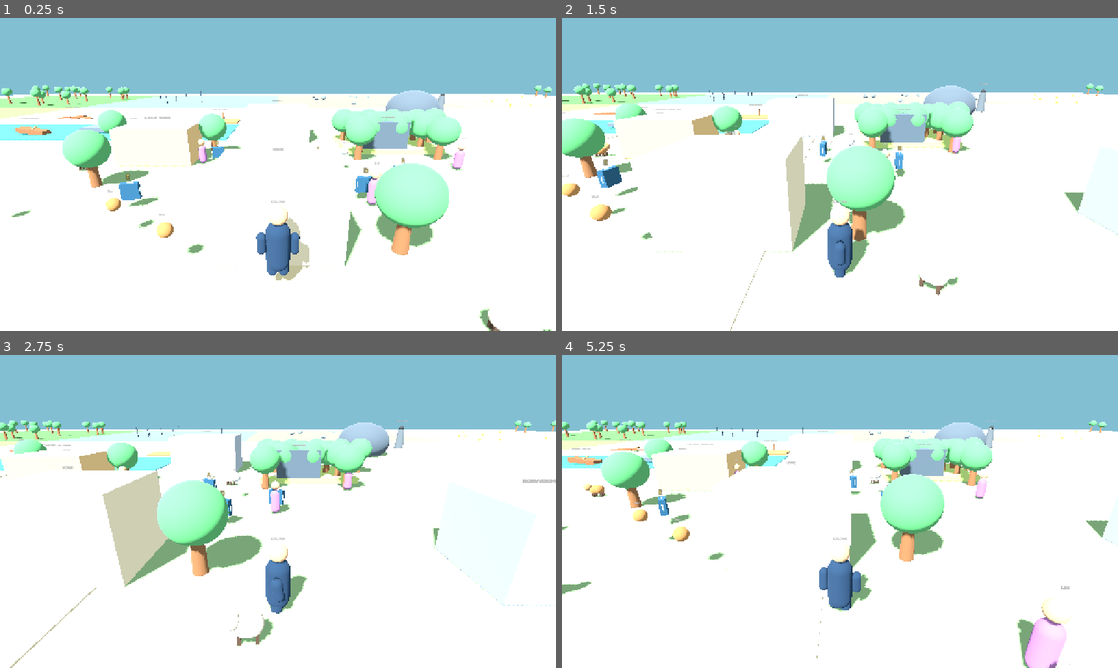
Above: before the commit, frames 1-4 (two rows, left to right).
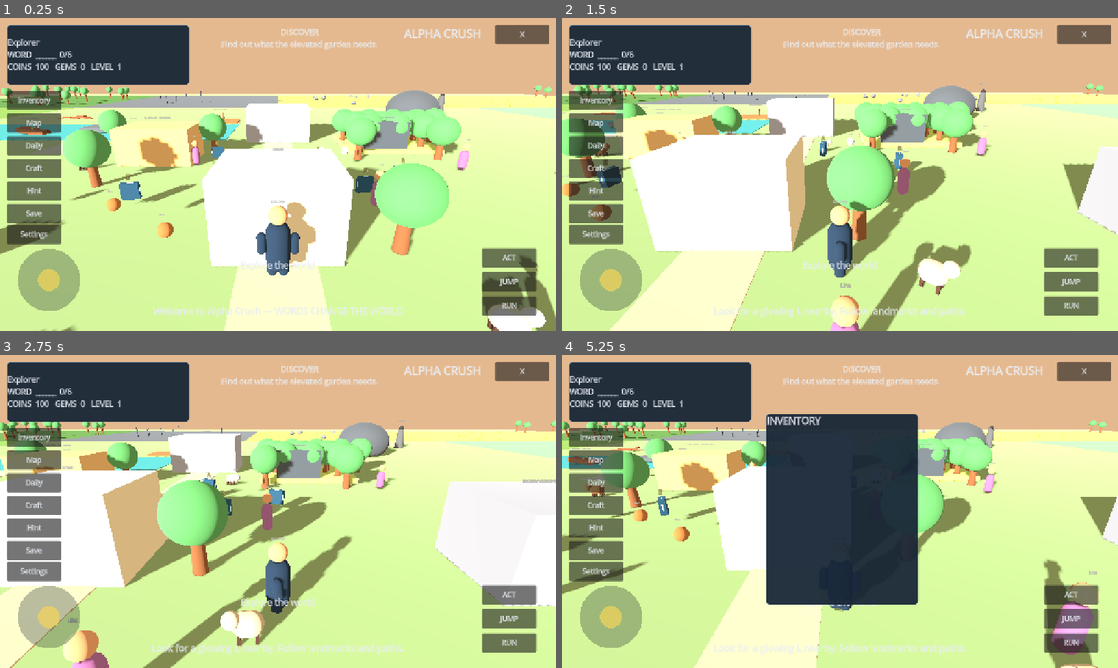
Above: after the commit, the same moments.

Repository: exploreofficialzz-star/Alpha-Crush
Game: Godot game, scene res://main.tscn
The game is run twice, just before and just after one commit, with the same random seed, the same clock (stepped at 60 frames per second) and the same inputs. Sound files missing from this copy of the repository are replaced by a short silence.
Inputs (mouse positions are in pixels of both pictures, inside the frame that each line leads up to):
- Up to frame 1 (0.25 s): no input
- Up to frame 2 (1.5 s): tap Enter at 0.5 s; move the mouse to (962, 158) at 0.52 s; hold D (move_right) 0.53-1.25 s; hold H (hint) 0.53-1.25 s; click (962, 158) at 0.67 s; tap Space (jump) at 0.77 s; drag from (728, 190) to (812, 237) at 1.27 s
- Up to frame 3 (2.75 s): move the mouse to (333, 442) at 2.02 s; hold D (move_right) from 2.03 s (still down); hold H (hint) from 2.03 s (still down)
- Up to frame 4 (5.25 s): release D (move_right) at 2.75 s; release H (hint) at 2.75 s; drag from (812, 574) to (673, 464) at 2.77 s; move the mouse to (1006, 558) at 3.52 s; hold A (move_left) 3.53-4.25 s; hold Shift (sprint) 3.53-4.25 s; tap Space (jump) at 3.77 s; tap H (hint) at 3.8 s; tap I (inventory) at 4.15 s; drag from (673, 464) to (756, 433) at 4.27 s; move the mouse to (867, 511) at 5.02 s; hold S (move_back) from 5.03 s (still down); hold H (hint) from 5.03 s (still down); tap Q (drop) at 5.1 s; click (867, 511) at 5.17 s

The runs differ from the first frame. In frame 1, 90% of the frame differs, in the area x 0-100%, y 0-100%; in frame 2, 87%; in frame 3, 87%; in frame 4, 97%.
Error before the commit: Parse Error: Value of type "VirtualJoystick" cannot be assigned to a variable of type "VirtualJoystick". (res://ui/hud.gd:88)

Commit message:
Fix Godot 4.7 parsing and complete test validation

Diff:
--- a/gameplay/hints/hint_manager.gd
+++ b/gameplay/hints/hint_manager.gd
@@ -14,7 +14,7 @@
         return "A hint is cooling down. Explore a little more."
     hint_cooldown = 4.0
     if word_system and not word_system.is_complete():
-        var letter := word_system.next_missing_letter()
+        var letter: String = word_system.next_missing_letter()
         var message := "Look for a glowing %s nearby. Follow landmarks and paths." % letter
         hint_ready.emit(message)
         return message
--- a/tests/unit/test_crafting_manager.gd
+++ b/tests/unit/test_crafting_manager.gd
@@ -14,7 +14,10 @@
         return false
     if inv.count("wood") != 0 or inv.count("basket") != 1:
         return false
+    inv.remove_item("basket", 1)
+    inv.capacity = 2
+    inv.add_item("stone", 1)
+    inv.add_item("wood", 1)
     inv.capacity = 1
-    inv.add_item("stone", 1)
     manager.recipes["crate"] = {"inputs": {"stone": 1}, "output": "crate", "amount": 2}
     return not manager.craft("crate") and inv.count("stone") == 1 and inv.count("crate") == 0
--- a/ui/hud.gd
+++ b/ui/hud.gd
@@ -19,6 +19,7 @@
 var ads: AdService
 var purchases: PurchaseService
 var map_view: MapView
+var joystick_control: AlphaCrushVirtualJoystick
 var camera_drag: CameraDrag
 
 var status_panel: PanelContainer
@@ -33,7 +34,7 @@
 var settings_panel: PanelContainer
 var map_dirty := true
 var message_timer := 0.0
-var joystick: VirtualJoystick
+var joystick: AlphaCrushVirtualJoystick
 
 func _ready() -> void:
     layer = 20
@@ -85,11 +86,11 @@
     _add_button("Save", Vector2(16, 428), "save")
     _add_button("Settings", Vector2(16, 476), "settings")
 
-    joystick = preload("res://ui/mobile/virtual_joystick.gd").new()
-    joystick.position = Vector2(30, 520)
-    joystick.size = Vector2(165, 165)
-    add_child(joystick)
-    joystick.input_changed.connect(_on_joystick)
+    joystick_control = preload("res://ui/mobile/virtual_joystick.gd").new()
+    joystick_control.position = Vector2(30, 520)
+    joystick_control.size = Vector2(165, 165)
+    add_child(joystick_control)
+    joystick_control.input_changed.connect(_on_joystick)
     camera_drag = preload("res://ui/mobile/camera_drag.gd").new()
     camera_drag.position = Vector2(820, 500)
     camera_drag.size = Vector2(280, 170)
--- a/ui/mobile/virtual_joystick.gd
+++ b/ui/mobile/virtual_joystick.gd
@@ -1,5 +1,5 @@
 extends Control
-class_name VirtualJoystick
+class_name AlphaCrushVirtualJoystick
 
 signal input_changed(value: Vector2)
 @export var radius := 72.0
Not shown, added: ads/admob/ad_service.gd.uid
Not shown, added: ads/consent/consent_manager.gd.uid
Not shown, added: analytics/analytics_service.gd.uid
Not shown, added: assets/buildings/community_hall.svg.import
Not shown, added: assets/buildings/dock.svg.import
Not shown, added: assets/buildings/farm.svg.import
Not shown, added: assets/buildings/home.svg.import
Not shown, added: assets/buildings/market.svg.import
Not shown, added: assets/buildings/shop.svg.import
Not shown, added: assets/buildings/storage.svg.import
Not shown, added: assets/buildings/workshop.svg.import
Not shown, added: assets/characters/builder.svg.import
(and 178 more such lines)
